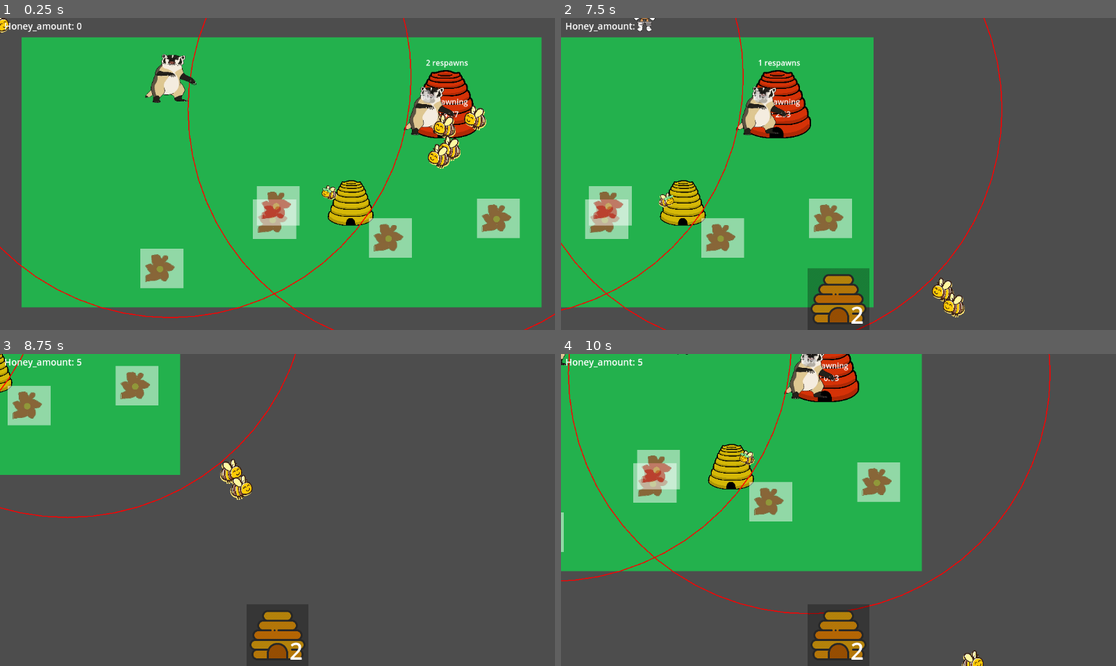
Above: before the commit, frames 1-4 (two rows, left to right).
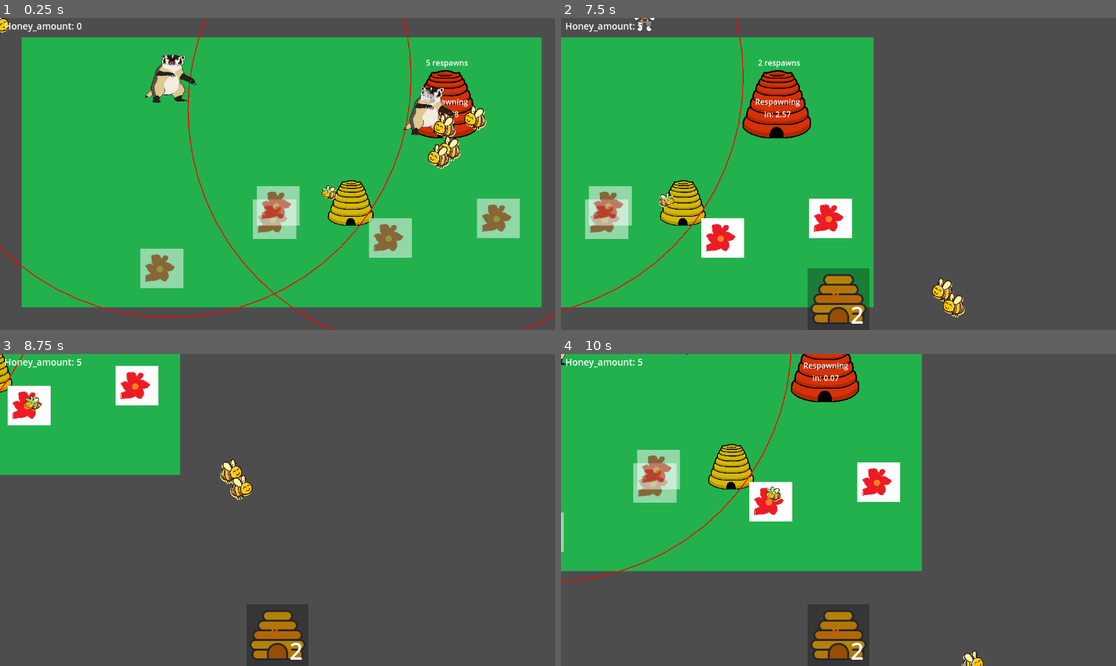
Above: after the commit, the same moments.

Repository: jam53/GMTK-Gamejam-2024
Game: Godot game, scene res://scenes/lawn.tscn
The game is run twice, just before and just after one commit, with the same random seed, the same clock (stepped at 60 frames per second) and the same inputs.
Inputs (mouse positions are in pixels of both pictures, inside the frame that each line leads up to):
- Up to frame 1 (0.25 s): no input
- Up to frame 2 (7.5 s): move the mouse to (960, 158) at 0.52 s; press the mouse at (960, 158) at 0.53 s; hold D (right) 0.53-1.28 s; move the mouse to (727, 189) at 1.27 s; release the mouse at (727, 189) at 1.28 s; hold S (down) 1.28-2.03 s; tap Z (disable_follow) every 1.5 s from 1.35 to 7.35 s; move the mouse to (894, 105) at 2.02 s; press the mouse at (894, 105) at 2.03 s; hold D (right) 2.03-2.78 s; move the mouse to (810, 236) at 2.77 s; release the mouse at (810, 236) at 2.78 s; hold W (up) 2.78-3.53 s; click (810, 236) at 2.92 s; move the mouse to (1005, 220) at 3.52 s; press the mouse at (1005, 220) at 3.53 s; hold A (left) 3.53-5.03 s; move the mouse to (672, 127) at 4.27 s; release the mouse at (672, 127) at 4.28 s; move the mouse to (866, 174) at 5.02 s; press the mouse at (866, 174) at 5.03 s; hold S (down) 5.03-5.78 s; move the mouse to (755, 96) at 5.77 s; release the mouse at (755, 96) at 5.78 s; hold D (right) 5.78-6.53 s; move the mouse to (960, 158) at 6.52 s; press the mouse at (960, 158) at 6.53 s; hold W (up) 6.53-7.28 s; move the mouse to (727, 189) at 7.27 s; release the mouse at (727, 189) at 7.28 s; hold D (right) from 7.28 s (still down); click (727, 189) at 7.42 s
- Up to frame 3 (8.75 s): move the mouse to (333, 441) at 8.02 s; release D (right) at 8.03 s; press the mouse at (333, 441) at 8.03 s; hold S (down) from 8.03 s (still down)
- Up to frame 4 (10 s): move the mouse to (810, 572) at 8.77 s; release S (down) at 8.78 s; release the mouse at (810, 572) at 8.78 s; hold A (left) 8.78-9.53 s; tap Z (disable_follow) at 8.85 s; move the mouse to (1005, 556) at 9.52 s; press the mouse at (1005, 556) at 9.53 s; hold W (up) from 9.53 s (still down)

The runs differ from the first frame. In frame 1, less than 0.1% of the frame differs, in the area x 76-83%, y 13-32%; in frame 2, 3.2%; in frame 3, 2.3%; in frame 4, 3.4%, in the area x 1-89%, y 0-84%.

Commit message:
Link attacker  to hive

Diff:
--- a/scenes/attacker.tscn
+++ b/scenes/attacker.tscn
@@ -35,7 +35,6 @@
 
 [node name="PhysicsCollision" type="CollisionShape2D" parent="BoidsComponent"]
 position = Vector2(2.98023e-08, -1.49012e-08)
-scale = Vector2(1, 1)
 shape = SubResource("CircleShape2D_hfn2m")
 
 [node name="FlockViewCollision" type="CollisionShape2D" parent="BoidsComponent"]
--- a/scripts/attacker.gd
+++ b/scripts/attacker.gd
@@ -2,5 +2,10 @@
 
 class_name Attacker
 
+
+var hive : AttackHive
+
 func _on_health_component_died():
+	if hive != null:
+		hive.bee_died()
 	self.queue_free()
--- a/scripts/attacker_hive.gd
+++ b/scripts/attacker_hive.gd
@@ -3,7 +3,7 @@
 class_name AttackHive
 
 @export var capacity := 5
-@export var respawns := 2
+@export var respawns := 5
 @export var respawntime: float = 5
 
 @onready var timertext = $Timerlabel
@@ -19,11 +19,8 @@
 	for i in range(capacity):
 		_spawn_bee(false)
 
-	bee_died()
-
 func set_respawntext():
 	respawntext.text = str(respawns) + " respawns"
-
 
 func bee_died():
 	# Create new timer
@@ -39,6 +36,7 @@
 
 func _on_timer_timeout():
 	# Spawn a new bee
+
 	_spawn_bee()
 
 	# Remove expired timers from the active timers list
@@ -50,17 +48,16 @@
 	if consume_respawn:
 		respawns -= 1
 		set_respawntext()
-		# TODO: REMOVE THIS AND TRIGGER bee_died() when a bee dies
-		bee_died()
 
 	var attacker = attacker_template.instantiate()
+	attacker.hive = self
 	add_child(attacker)
 
 	if respawns == 0:
 		for child in get_children():
 			if child is Attacker:
 				var global_pos = child.global_position
-
+				child.hive = null
 				remove_child(child)
 				get_parent().add_child(child)
 
--- a/scripts/components/attack_component.gd
+++ b/scripts/components/attack_component.gd
@@ -12,8 +12,8 @@
 
 func damage(target: Node) -> void:
 	if can_attack and target.has_method("take_damage"):
+		can_attack = false
 		target.take_damage(attack)
-		can_attack = false
 		attack_timer.start()
 
 func _on_Timer_timeout() -> void:
